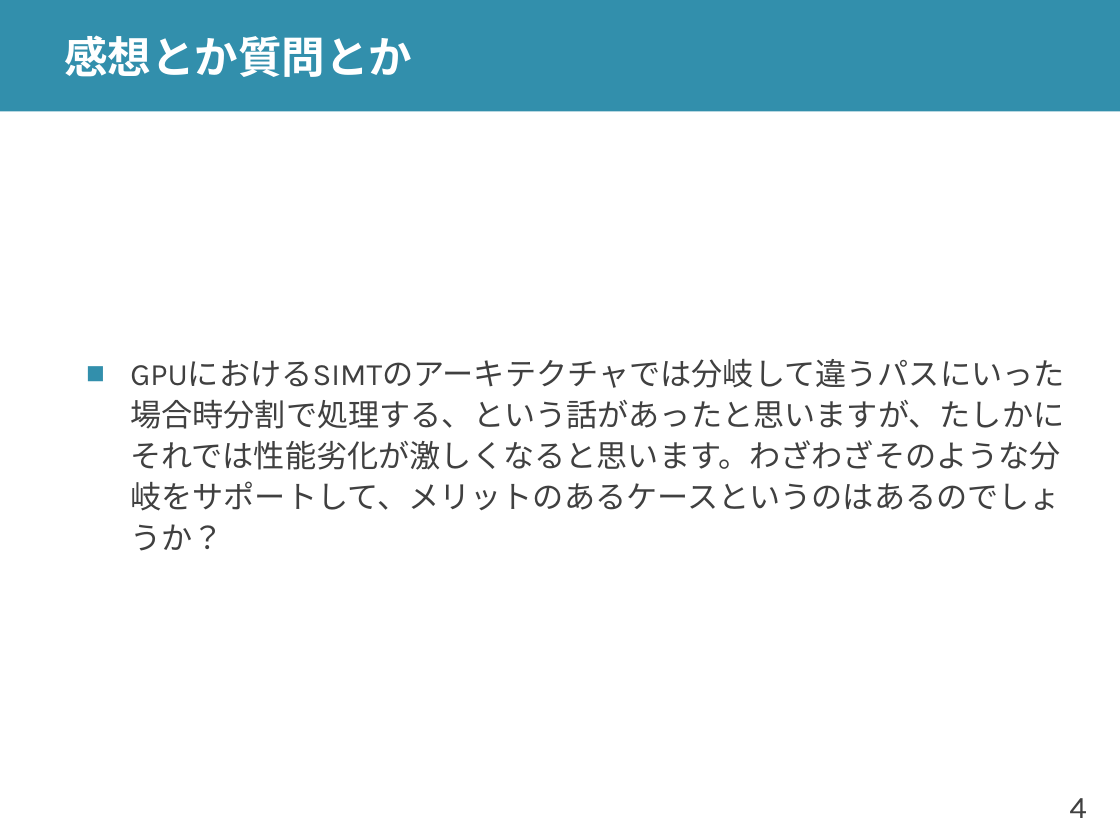
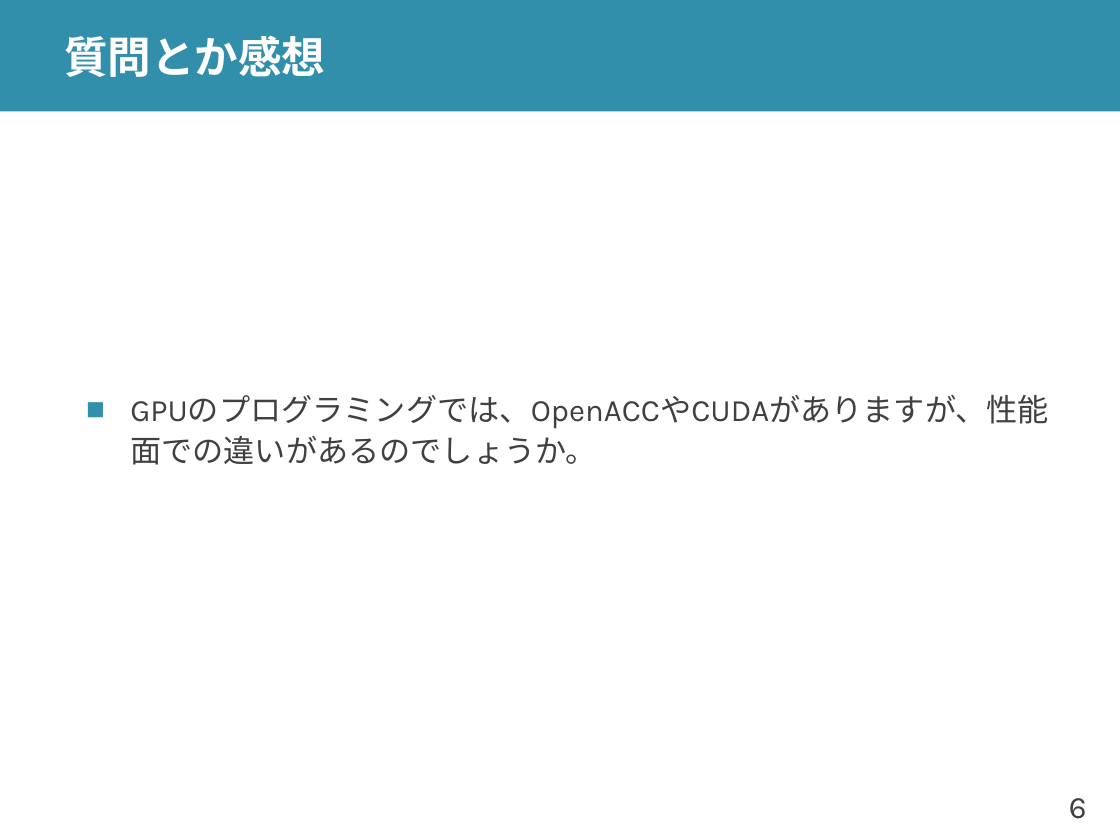
Before and after one commit to shioyadan/advanced-computer-organization, a slide deck: slide 6 of aco-shioya-12.pptx (slide 4 before the commit). Drawn at 1120x840 pixels with LibreOffice and Linux fonts; fonts in the diff are those of the drawing. Boxes give left, top, right and bottom in pixels: in the first picture for what was removed or moved away, otherwise in the second. Text is boxed around its words. In the diff, an @@ line names an element or a change of style, - is before the commit and + after.

```diff
--- a/aco-shioya-12.pptx
+++ b/aco-shioya-12.pptx
@@ title at <box>64,35,325,77</box>: text changed @@
-感想とか質問とか
+質問とか感想
@@ text at <box>130,395,1049,465</box>: text changed @@
-■ GPUにおけるSIMTのアーキテクチャでは分岐して違うパスにいった場合時分割で処理する、という話があったと思いますが、たしかにそれでは性能劣化が激しくなると思います。わざわざそのような分岐をサポートして、メリットのあるケースというのはあるのでしょうか？
+■ GPUのプログラミングでは、OpenACCやCUDAがありますが、性能面での違いがあるのでしょうか。
@@ page number at <box>1069,798,1087,819</box>: text changed @@
-4
+6
```
Also in this commit, not shown: 10 other slides changed, 14 slides added, 1 slide removed, 2 other files.
